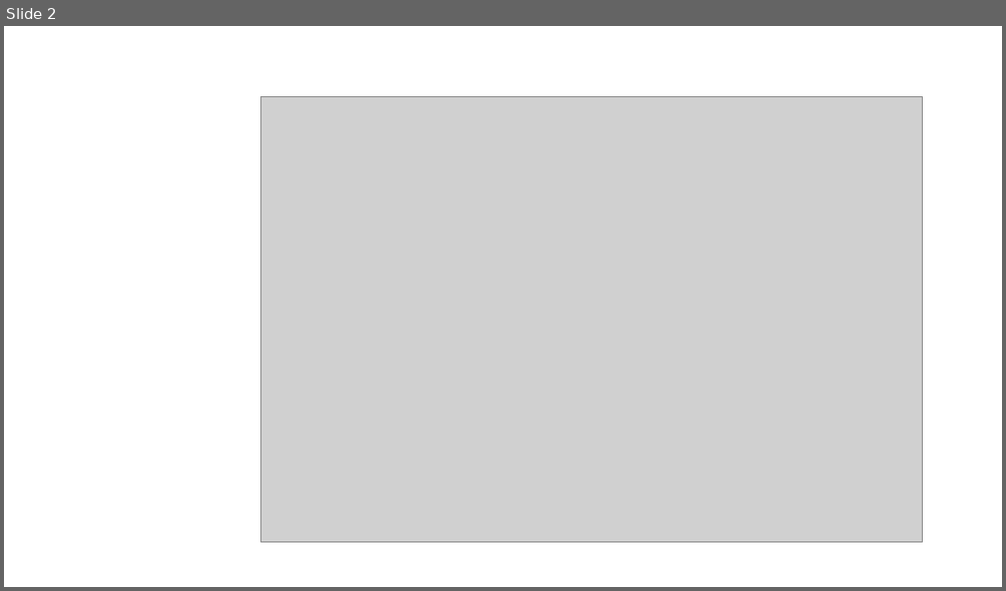
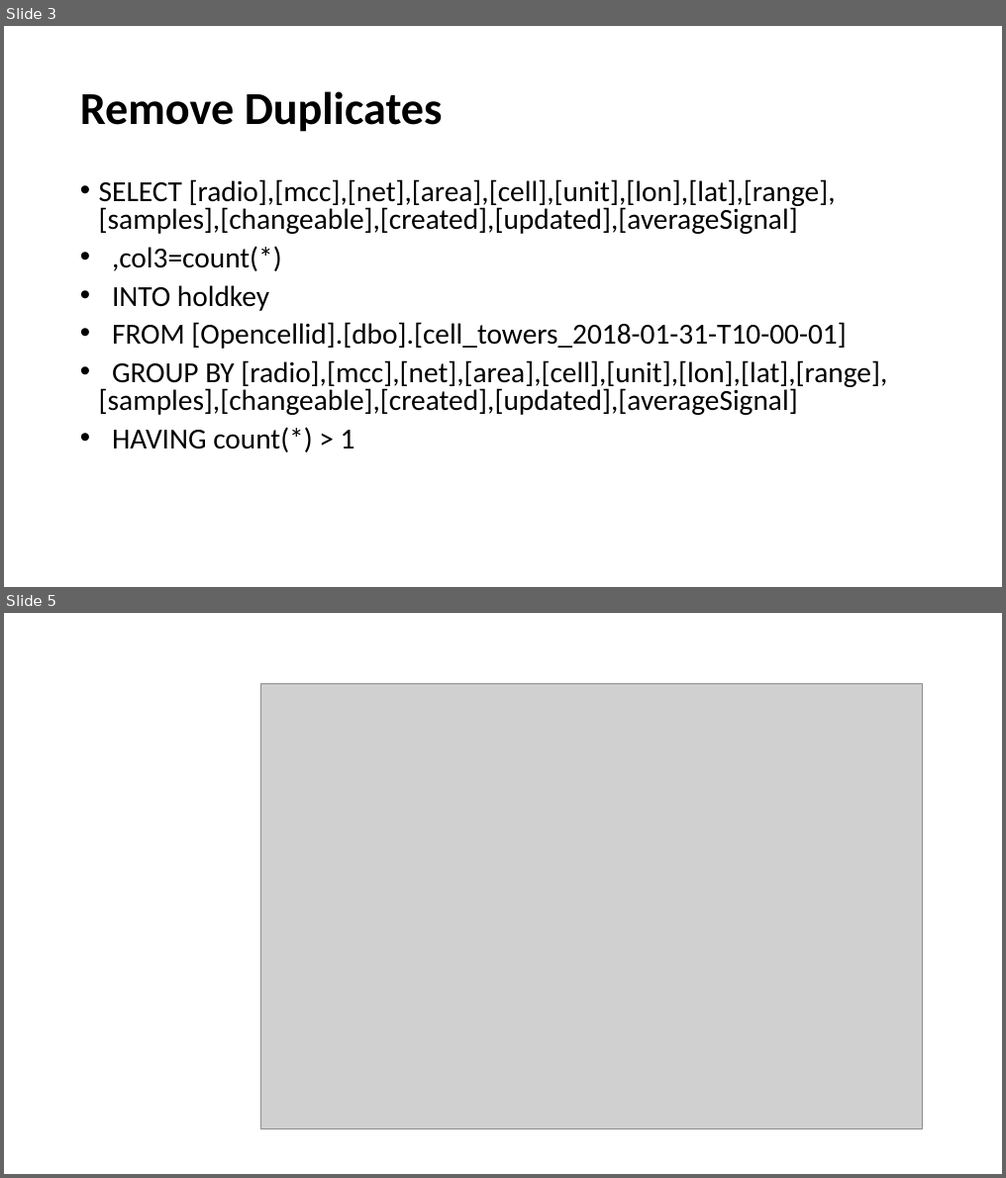
Before and after one commit to mimm1/OpenCell, a slide deck: Presentation.pptx. Shown one above the other, each under a label of ours: slide 2 before the commit, slides 3 and 5 after it; the slides between them are not shown. The pictures are 1006x591 and 1006x1178 pixels, drawn with LibreOffice and Linux fonts; fonts in the diff are those of the drawing; grey boxes stand for pictures. Boxes give left, top, right and bottom in pixels: in the first picture for what was removed or moved away, otherwise in the second. Text is boxed around its words. In the diff, an @@ line names an element or a change of style, - is before the commit and + after.

Commit message:
Presentation Update

```diff
--- a/Presentation.pptx
+++ b/Presentation.pptx
@@ slide 3 added at (x1=4, y1=26, x2=1002, y2=587), background #FFFFFF @@
@@ title added at (x1=80, y1=91, x2=443, y2=132), 44 pt, text #000000, bold @@
+Remove Duplicates
@@ text added at (x1=99, y1=179, x2=887, y2=453), 28 pt, text #000000 @@
+• SELECT [radio],[mcc],[net],[area],[cell],[unit],[lon],[lat],[range],[samples],[changeable],[created],[updated],[averageSignal]
+• ,col3=count(*)
+• INTO holdkey
+• FROM [Opencellid].[dbo].[cell_towers_2018-01-31-T10-00-01]
+• GROUP BY [radio],[mcc],[net],[area],[cell],[unit],[lon],[lat],[range],[samples],[changeable],[created],[updated],[averageSignal]
+• HAVING count(*) > 1
@@ what was slide 2 is now slide 5 @@
```
Also in this commit, not shown: 3 other slides added.
